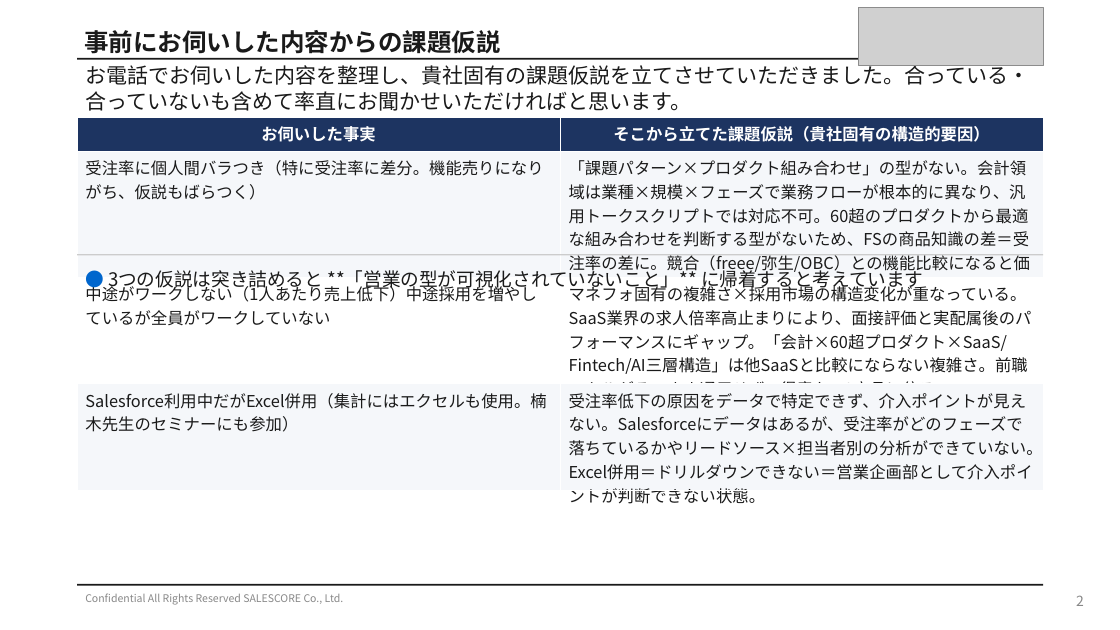
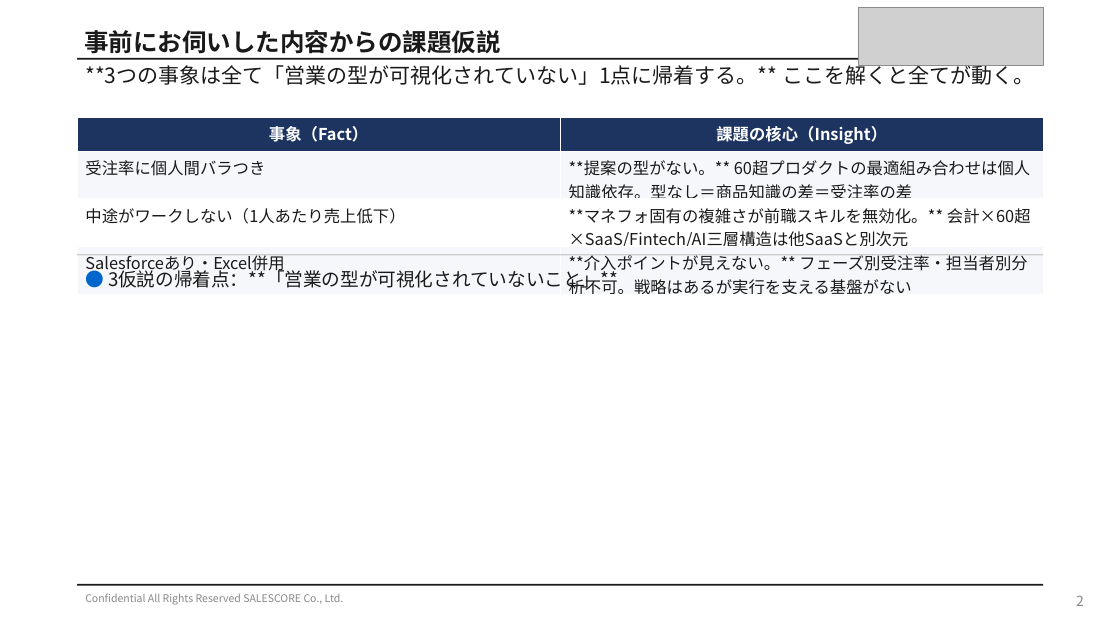
Before and after one commit to shintanagami-netizen/-, a slide deck: slide 2 of slides_p10_p12.pptx. Drawn at 1120x630 pixels with LibreOffice and Linux fonts; fonts in the diff are those of the drawing; grey boxes stand for pictures. Boxes give left, top, right and bottom in pixels: in the first picture for what was removed or moved away, otherwise in the second. Text is boxed around its words. In the diff, an @@ line names an element or a change of style, - is before the commit and + after.

```diff
--- a/slides_p10_p12.pptx
+++ b/slides_p10_p12.pptx
@@ text at box(85, 63, 1034, 85): text changed @@
-お電話でお伺いした内容を整理し、貴社固有の課題仮説を立てさせていただきました。合っている・合っていないも含めて率直にお聞かせいただければと思います。
+**3つの事象は全て「営業の型が可視化されていない」1点に帰着する。** ここを解くと全てが動く。
@@ table at box(77, 118, 1044, 298) @@
-row 1, column 1: お伺いした事実
+row 1, column 1: 事象（Fact）
-row 1, column 2: そこから立てた課題仮説（貴社固有の構造的要因）
+row 1, column 2: 課題の核心（Insight）
-row 2, column 1: 受注率に個人間バラつき（特に受注率に差分。機能売りになりがち、仮説もばらつく）
+row 2, column 1: 受注率に個人間バラつき
-row 2, column 2: 「課題パターン×プロダクト組み合わせ」の型がない。会計領域は業種×規模×フェーズで業務フローが根本的に異なり、汎用トークスクリプトでは対応不可。60超のプロダクトから最適な組み合わせを判断する型がないため、FSの商品知識の差＝受注率の差に。競合（freee/弥生/OBC）との機能比較になると価格勝負に陥りやすい。
+row 2, column 2: **提案の型がない。** 60超プロダクトの最適組み合わせは個人知識依存。型なし＝商品知識の差＝受注率の差
-row 3, column 1: 中途がワークしない（1人あたり売上低下）中途採用を増やしているが全員がワークしていない
+row 3, column 1: 中途がワークしない（1人あたり売上低下）
-row 3, column 2: マネフォ固有の複雑さ×採用市場の構造変化が重なっている。SaaS業界の求人倍率高止まりにより、面接評価と実配属後のパフォーマンスにギャップ。「会計×60超プロダクト×SaaS/Fintech/AI三層構造」は他SaaSと比較にならない複雑さ。前職スキルがそのまま通用せず、得意な1-2商品に偏る。
+row 3, column 2: **マネフォ固有の複雑さが前職スキルを無効化。** 会計×60超×SaaS/Fintech/AI三層構造は他SaaSと別次元
-row 4, column 1: Salesforce利用中だがExcel併用（集計にはエクセルも使用。楠木先生のセミナーにも参加）
+row 4, column 1: Salesforceあり・Excel併用
-row 4, column 2: 受注率低下の原因をデータで特定できず、介入ポイントが見えない。Salesforceにデータはあるが、受注率がどのフェーズで落ちているかやリードソース×担当者別の分析ができていない。Excel併用＝ドリルダウンできない＝営業企画部として介入ポイントが判断できない状態。
+row 4, column 2: **介入ポイントが見えない。** フェーズ別受注率・担当者別分析不可。戦略はあるが実行を支える基盤がない
@@ text at box(108, 267, 618, 292): text changed @@
-● 3つの仮説は突き詰めると **「営業の型が可視化されていないこと」** に帰着すると考えています
+● 3仮説の帰着点：**「営業の型が可視化されていないこと」**
```
Also in this commit, not shown: 2 other slides changed, 2 other files.
